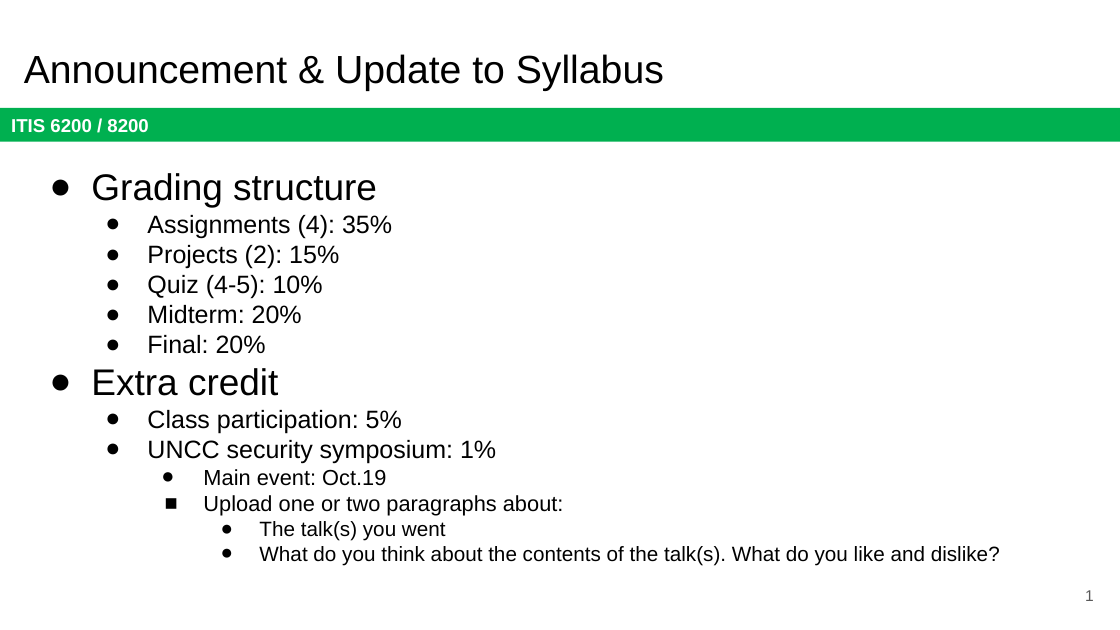
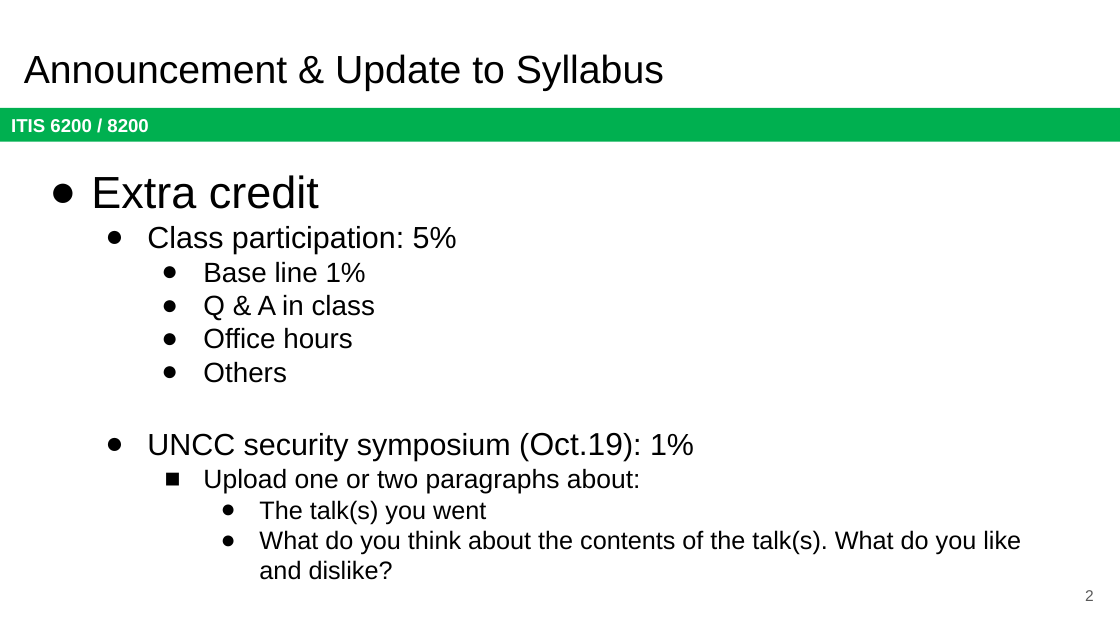
Before and after one commit to jx5c/github.io, a slide deck: slide 2 of teaching/ITIS6200/2023fa/lectures/Syllabus.update.pptx (slide 1 before the commit). Drawn at 1120x630 pixels with LibreOffice and Linux fonts; fonts in the diff are those of the drawing. Boxes give left, top, right and bottom in pixels: in the first picture for what was removed or moved away, otherwise in the second. Text is boxed around its words. In the diff, an @@ line names an element or a change of style, - is before the commit and + after.

```diff
--- a/teaching/ITIS6200/2023fa/lectures/Syllabus.update.pptx
+++ b/teaching/ITIS6200/2023fa/lectures/Syllabus.update.pptx
@@ text at bbox=[91, 173, 392, 354]: paragraphs removed @@
-● Grading structure
-  ● Assignments (4): 35%
-  ● Projects (2): 15%
-  ● Quiz (4-5): 10%
-  ● Midterm: 20%
-  ● Final: 20%
@@ text at bbox=[91, 175, 1021, 580]: size 23.8 to 28.9 pt in "Extra credit"; size 16.1 to 19.6 pt in "Class participation: 5%"; size 14 to 17 pt in "Upload one or two paragraphs about:"; size 13.3 to 16.1 pt in "The talk(s) you went", "What do you think about the contents ..." @@
@@ text at bbox=[147, 261, 694, 461]: text changed; size 16.1 to 17.9 pt @@
-  ● UNCC security symposium: 1%
-    ● Main event: Oct.19
+    ● Base line 1%
+    ● Q & A in class
+    ● Office hours
+    ● Others
+  ● UNCC security symposium (Oct.19): 1%
@@ page number at bbox=[1085, 590, 1094, 601]: text changed @@
-1
+2
```
Also in this commit, not shown: 1 slide added, 1 other file.
